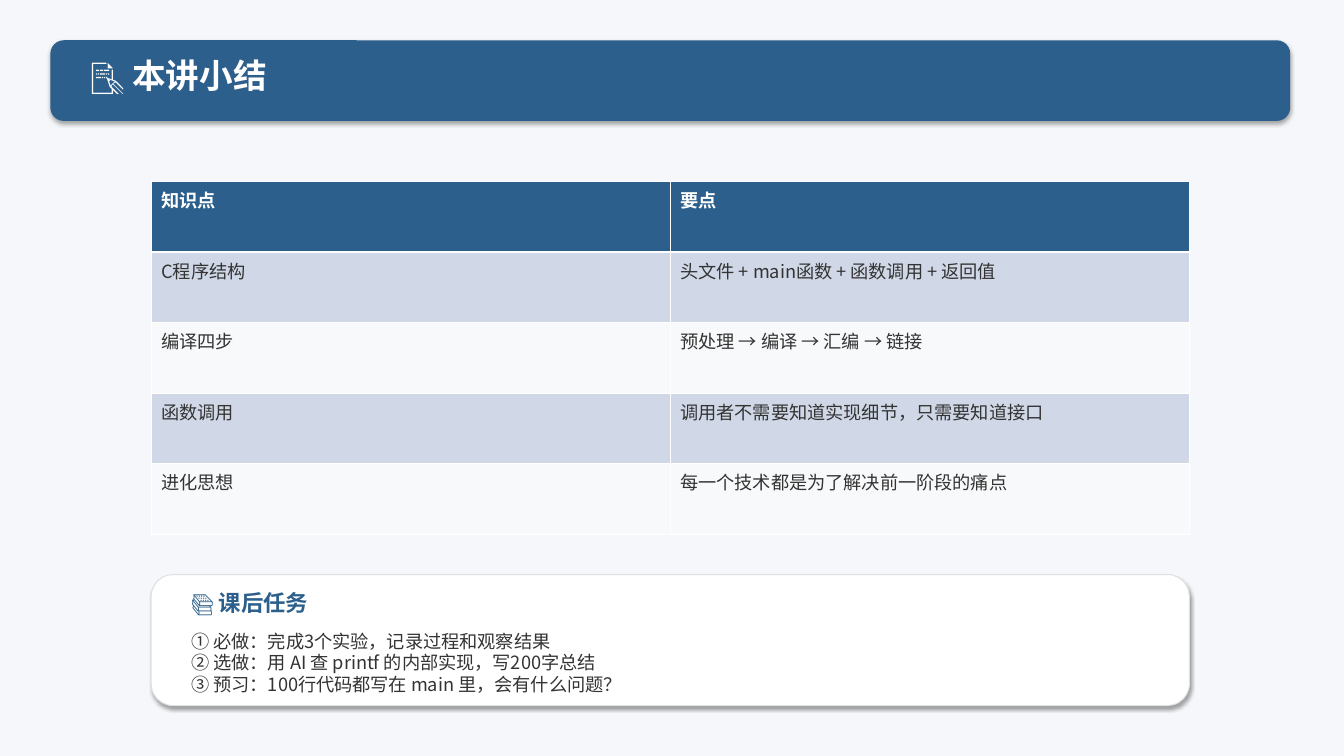
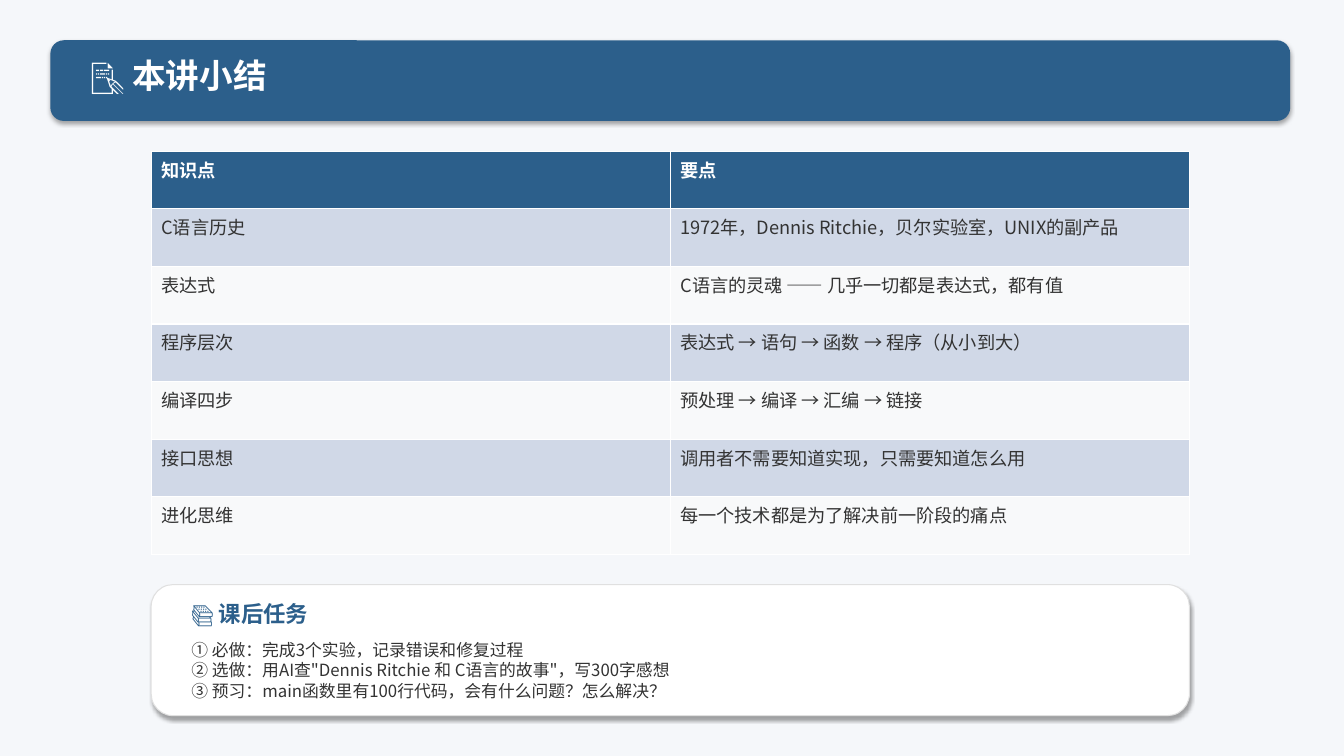
Before and after one commit to dll/cpsf, a slide deck: slide 11 of 01_你好世界/docs/课件.pptx (slide 9 before the commit). Drawn at 1344x756 pixels with LibreOffice and Linux fonts; fonts in the diff are those of the drawing. Boxes give left, top, right and bottom in pixels: in the first picture for what was removed or moved away, otherwise in the second. Text is boxed around its words. In the diff, an @@ line names an element or a change of style, - is before the commit and + after.

Commit message:
upgrade: 第1阶段全面升级V2
- 主题从'你好世界'升级为'表达式 —— C语言的灵魂'
- 新增C语言简史（1972年、Dennis Ritchie、贝尔实验室、UNIX）
- 深度解析表达式概念（5种表达式类型、万物皆表达式）
- 新增UML风格层次结构图（表达式→语句→函数→程序）
- 新增UML活动图风格编译流程图
- 增加C语言江湖地位介绍
- 幽默语言风格（冷知识、骚操作）
- 视频重新生成（突出表达式+C语言诞生+UML背景）
- PPT升级到13页（时间线、层次图、活动图）
- 思考题精简为4道更有深度的思辨题

```diff
--- a/01_你好世界/docs/课件.pptx
+++ b/01_你好世界/docs/课件.pptx
@@ table at bbox=[151, 151, 1190, 555] @@
-row 2: C程序结构 | 头文件 + main函数 + 函数调用 + 返回值
+row 2: C语言历史 | 1972年，Dennis Ritchie，贝尔实验室，UNIX的副产品
+row 3: 表达式 | C语言的灵魂 —— 几乎一切都是表达式，都有值
+row 4: 程序层次 | 表达式 → 语句 → 函数 → 程序（从小到大）
-row 6, column 1: 函数调用
+row 6, column 1: 接口思想
-row 6, column 2: 调用者不需要知道实现细节，只需要知道接口
+row 6, column 2: 调用者不需要知道实现，只需要知道怎么用
-row 7, column 1: 进化思想
+row 7, column 1: 进化思维
@@ table: place and size @@
-table at bbox=[151, 181, 1190, 534]
+table at bbox=[151, 151, 1190, 555]
@@ rounded rectangle: place and size @@
-rounded rectangle at bbox=[151, 575, 1190, 706]
+rounded rectangle at bbox=[151, 585, 1190, 716]
@@ text "📚 课后任务": place and size @@
-text "📚 课后任务" at bbox=[219, 592, 308, 613]
+text "📚 课后任务" at bbox=[219, 603, 308, 624]
@@ text at bbox=[191, 642, 670, 699]: text changed; size 13 to 12 pt @@
-① 必做：完成3个实验，记录过程和观察结果
-② 选做：用 AI 查 printf 的内部实现，写200字总结
-③ 预习：100行代码都写在 main 里，会有什么问题？
+① 必做：完成3个实验，记录错误和修复过程
+② 选做：用AI查"Dennis Ritchie 和 C语言的故事"，写300字感想
+③ 预习：main函数里有100行代码，会有什么问题？怎么解决？
```
Also in this commit, not shown: 8 other slides changed, 4 slides added, 2 slides removed, 5 other files.
